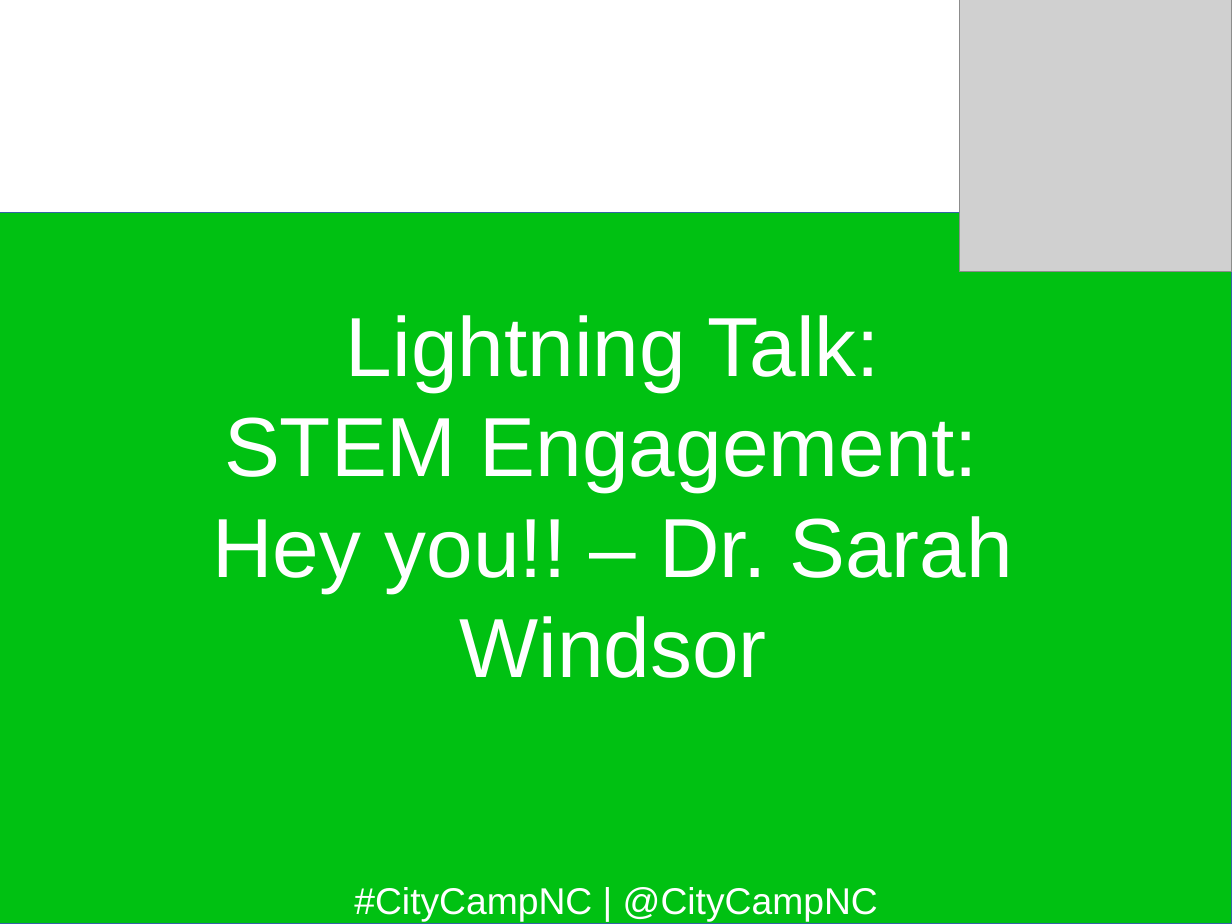
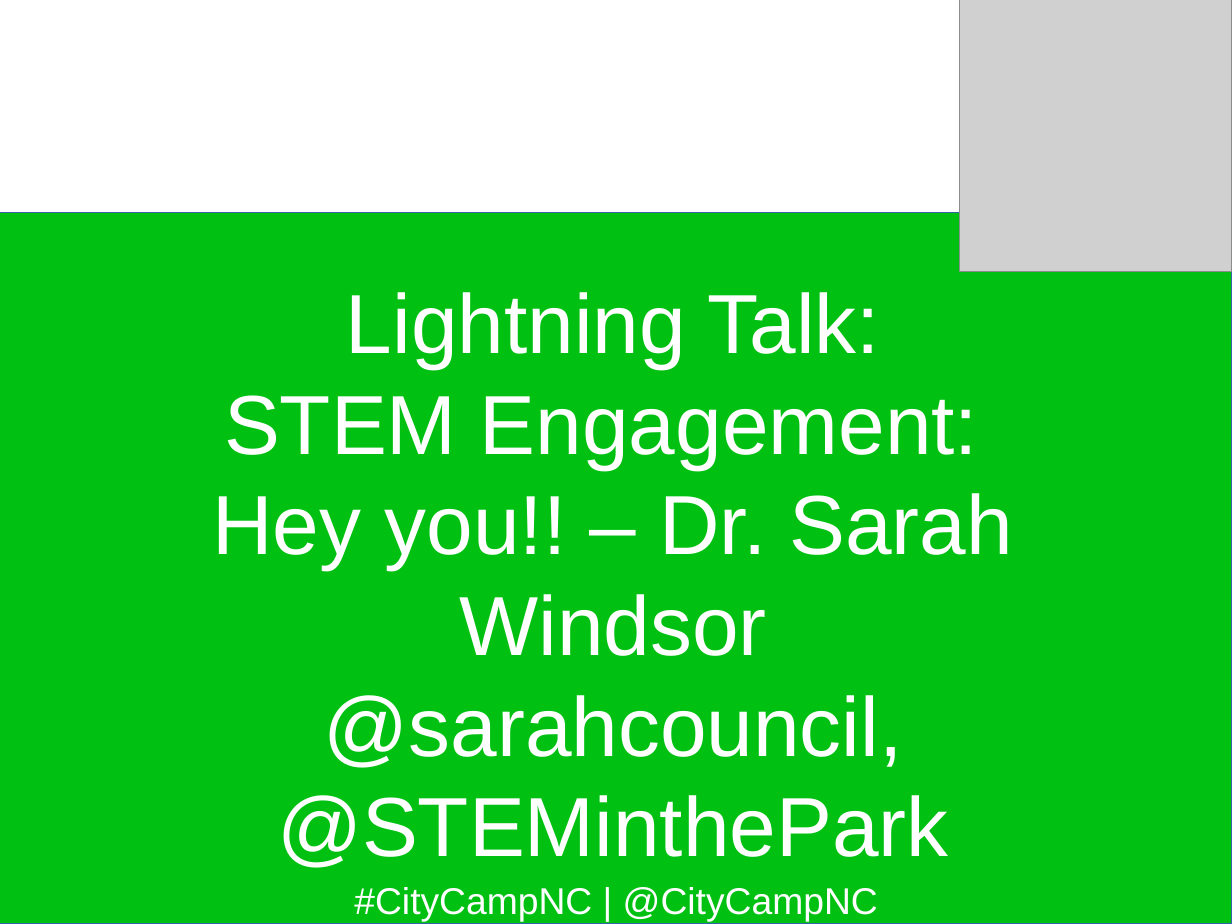
Before and after one commit to jhibbets/presentations, a slide deck: slide 15 of CCNC_2017.odp. Drawn at 1232x924 pixels with LibreOffice and Linux fonts; fonts in the diff are those of the drawing; grey boxes stand for pictures; background and template pictures are left out. Boxes give left, top, right and bottom in pixels: in the first picture for what was removed or moved away, otherwise in the second. Text is boxed around its words. In the diff, an @@ line names an element or a change of style, - is before the commit and + after.

```diff
--- a/CCNC_2017.odp
+++ b/CCNC_2017.odp
@@ subtitle "Lightning Talk:": place and size @@
-subtitle "Lightning Talk:" at box(212, 315, 1014, 678)
+subtitle "Lightning Talk:" at box(212, 292, 1014, 868)
@@ subtitle at box(277, 695, 949, 868): paragraph added @@
+@sarahcouncil, @STEMinthePark
```
Also in this commit, not shown: 17 other slides changed, 7 slides added.
